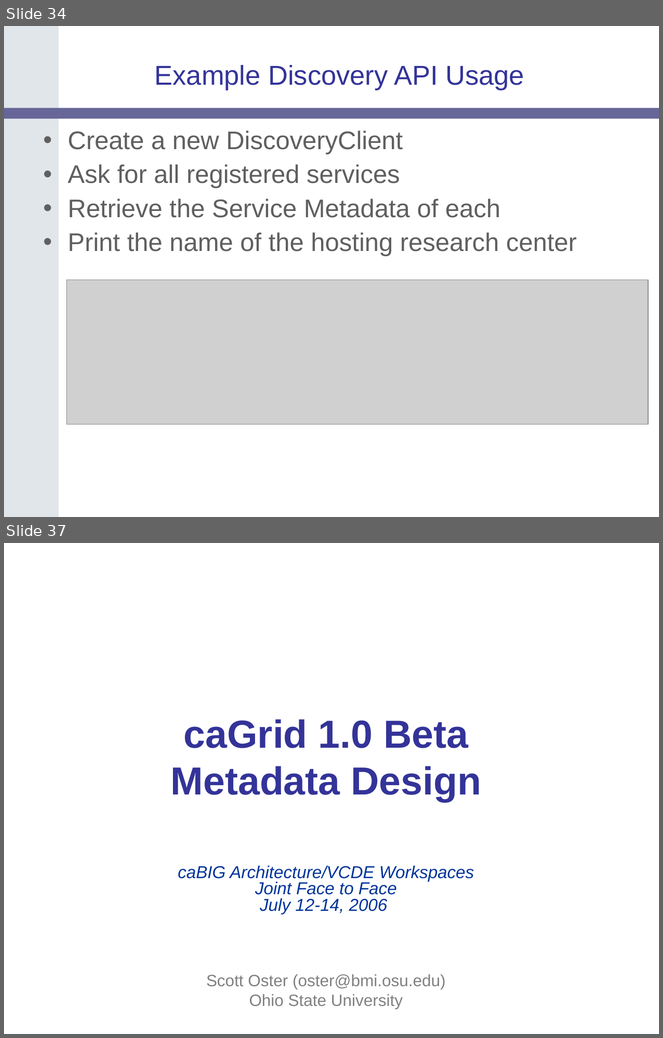
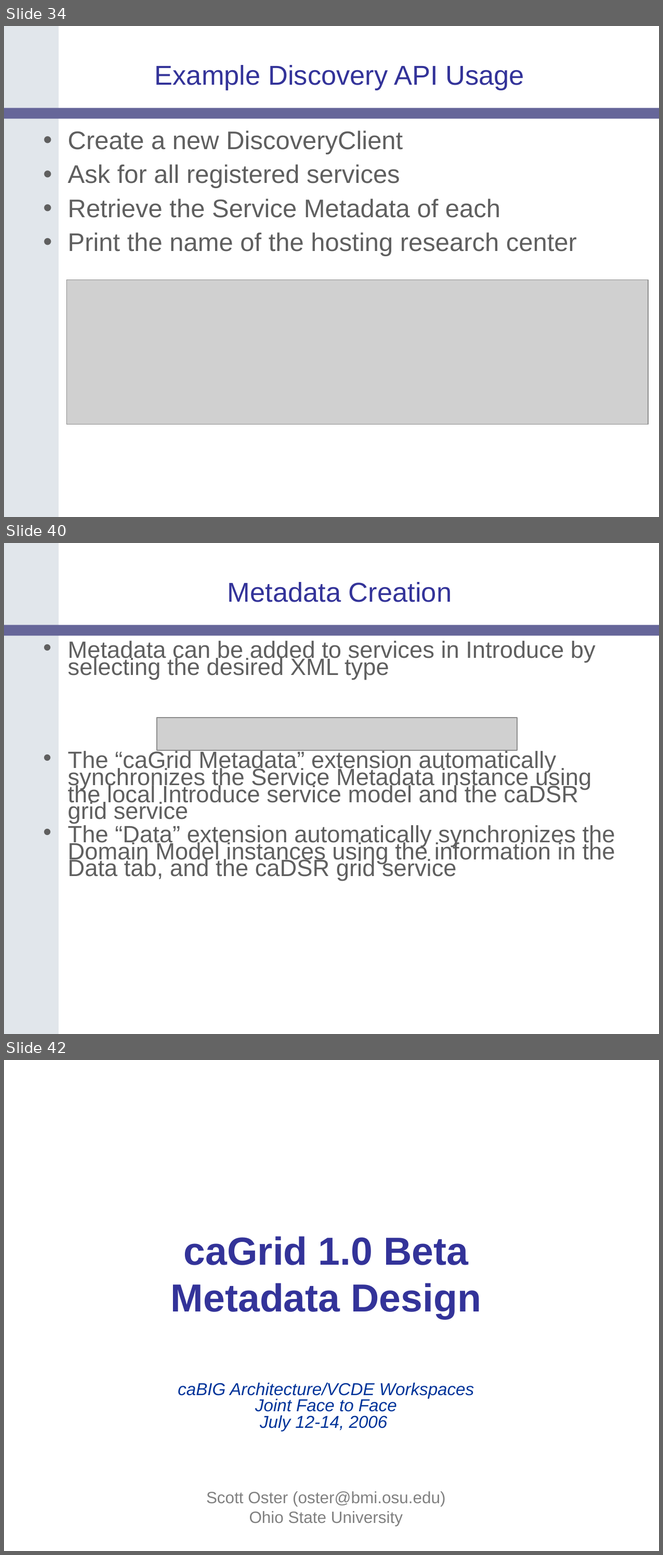
Before and after one commit to NCIP/cagrid-portal, a slide deck: cagrid-1-0/Documentation/presentations/200607_VCDE_ARCH/caGrid-1.0_Beta_Metadata.ppt. Shown one above the other, each under a label of ours: slides 34 and 37 before the commit, slides 34, 40 and 42 after it; the slides between them are not shown. The pictures are 663x1038 and 663x1555 pixels, drawn with LibreOffice and Linux fonts; fonts in the diff are those of the drawing; grey boxes stand for pictures; background and template pictures are left out. Boxes give left, top, right and bottom in pixels: in the first picture for what was removed or moved away, otherwise in the second. Text is boxed around its words. In the diff, an @@ line names an element or a change of style, - is before the commit and + after.

Commit message:
added introduce slides

```diff
--- a/cagrid-1-0/Documentation/presentations/200607_VCDE_ARCH/caGrid-1.0_Beta_Metadata.ppt
+++ b/cagrid-1-0/Documentation/presentations/200607_VCDE_ARCH/caGrid-1.0_Beta_Metadata.ppt
@@ slide 40 added at (4,543,659,1034), background #FFFFFF; not listed: 2 template elements that a slide beside it also shows @@
@@ title added at (228,582,452,602), 30 pt, text #333399 @@
+Metadata Creation
@@ text added at (68,641,616,882), 25.9 pt, text #5F5F5F @@
+• Metadata can be added to services in Introduce by selecting the desired XML type
+• The “caGrid Metadata” extension automatically synchronizes the Service Metadata instance using the local Introduce service model and the caDSR grid service
+• The “Data” extension automatically synchronizes the Domain Model instances using the information in the Data tab, and the caDSR grid service
@@ picture added at (157,718,517,750) @@
@@ what was slide 37 is now slide 42 @@
```
Also in this commit, not shown: 4 slides changed, 6 other slides added, 2 slides removed.
